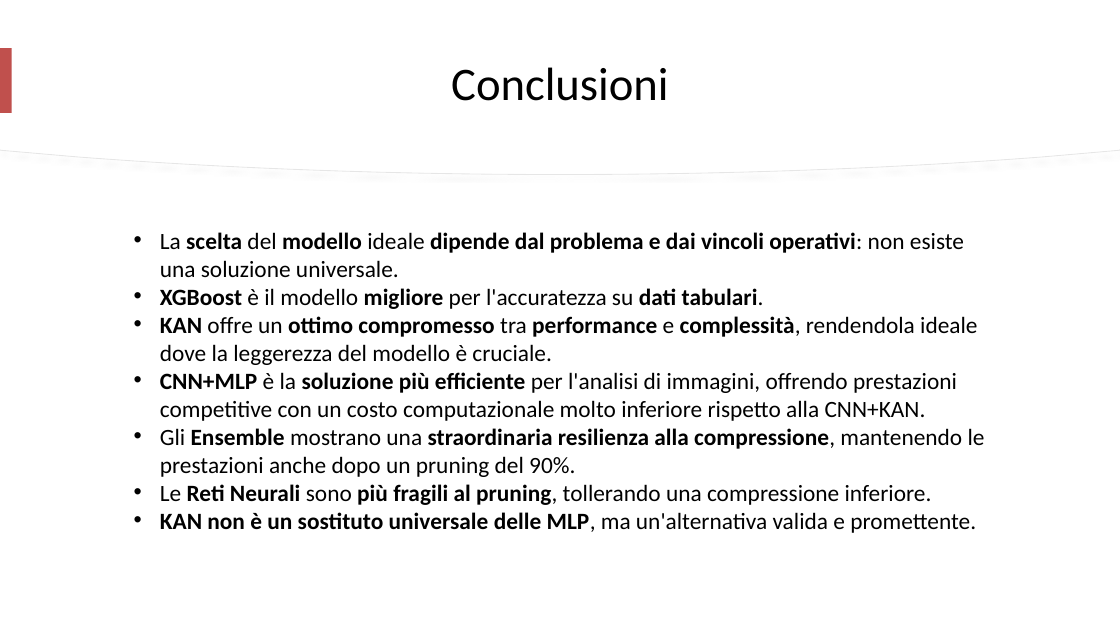
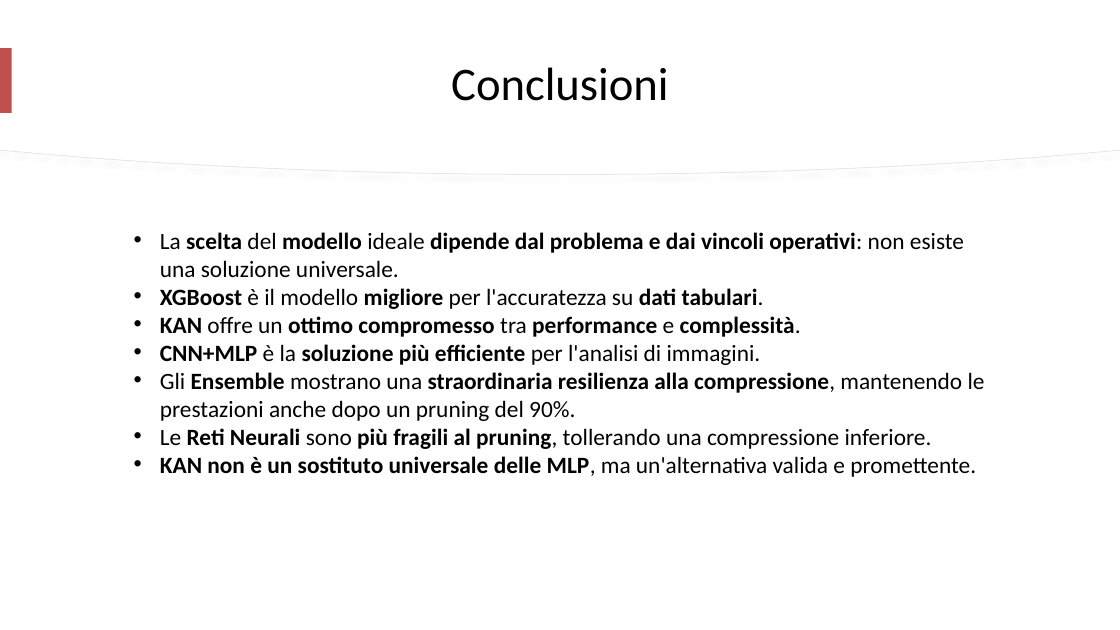
Before and after one commit to mtomas03/Thesis_Paper, a slide deck: slide 22 of Presentation.pptx (slide 26 before the commit). Drawn at 1120x630 pixels with LibreOffice and Linux fonts; fonts in the diff are those of the drawing. Boxes give left, top, right and bottom in pixels: in the first picture for what was removed or moved away, otherwise in the second. Text is boxed around its words. In the diff, an @@ line names an element or a change of style, - is before the commit and + after.

```diff
--- a/Presentation.pptx
+++ b/Presentation.pptx
@@ text at bbox=[160, 316, 801, 365]: text changed; bold on @@
-• KAN offre un ottimo compromesso tra performance e complessità, rendendola ideale dove la leggerezza del modello è cruciale.
-• CNN+MLP è la soluzione più efficiente per l'analisi di immagini, offrendo prestazioni competitive con un costo computazionale molto inferiore rispetto alla CNN+KAN.
+• KAN offre un ottimo compromesso tra performance e complessità.
+• CNN+MLP è la soluzione più efficiente per l'analisi di immagini.
```
Also in this commit, not shown: 16 other slides changed, 4 slides removed, 1 other file.
